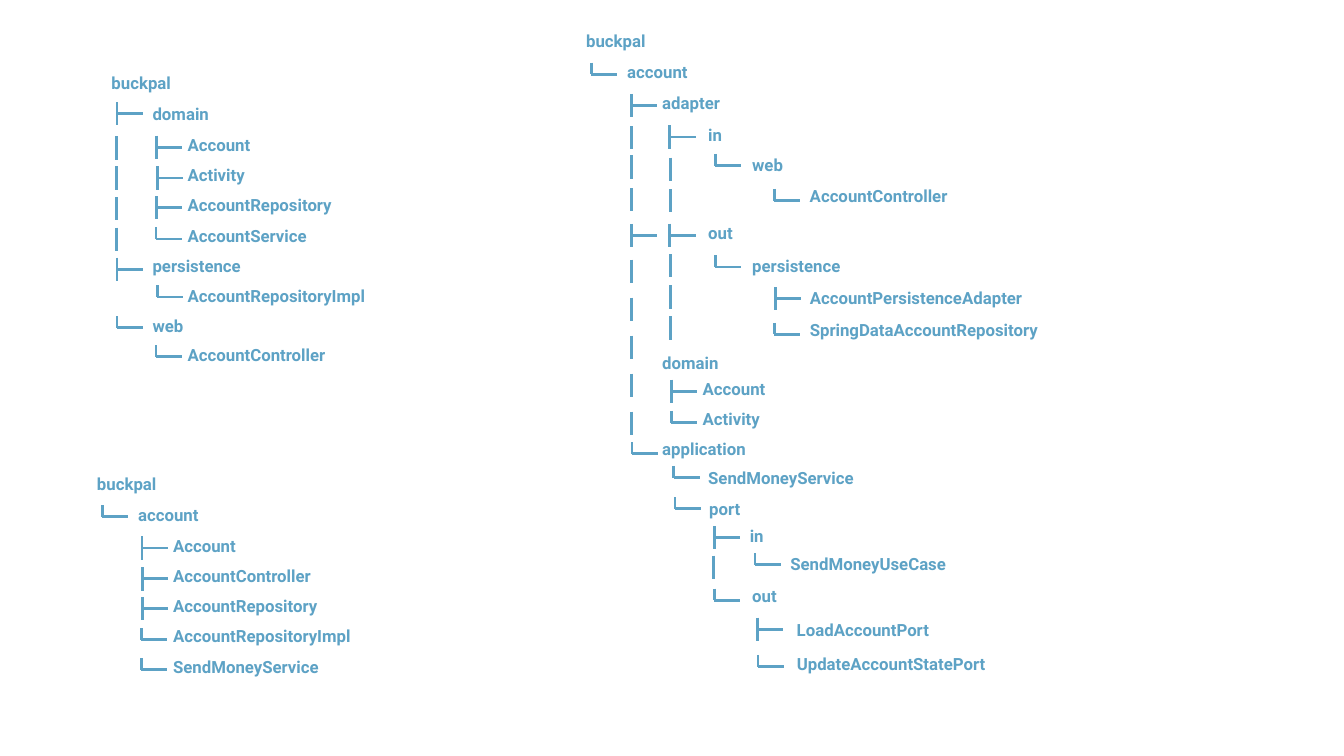
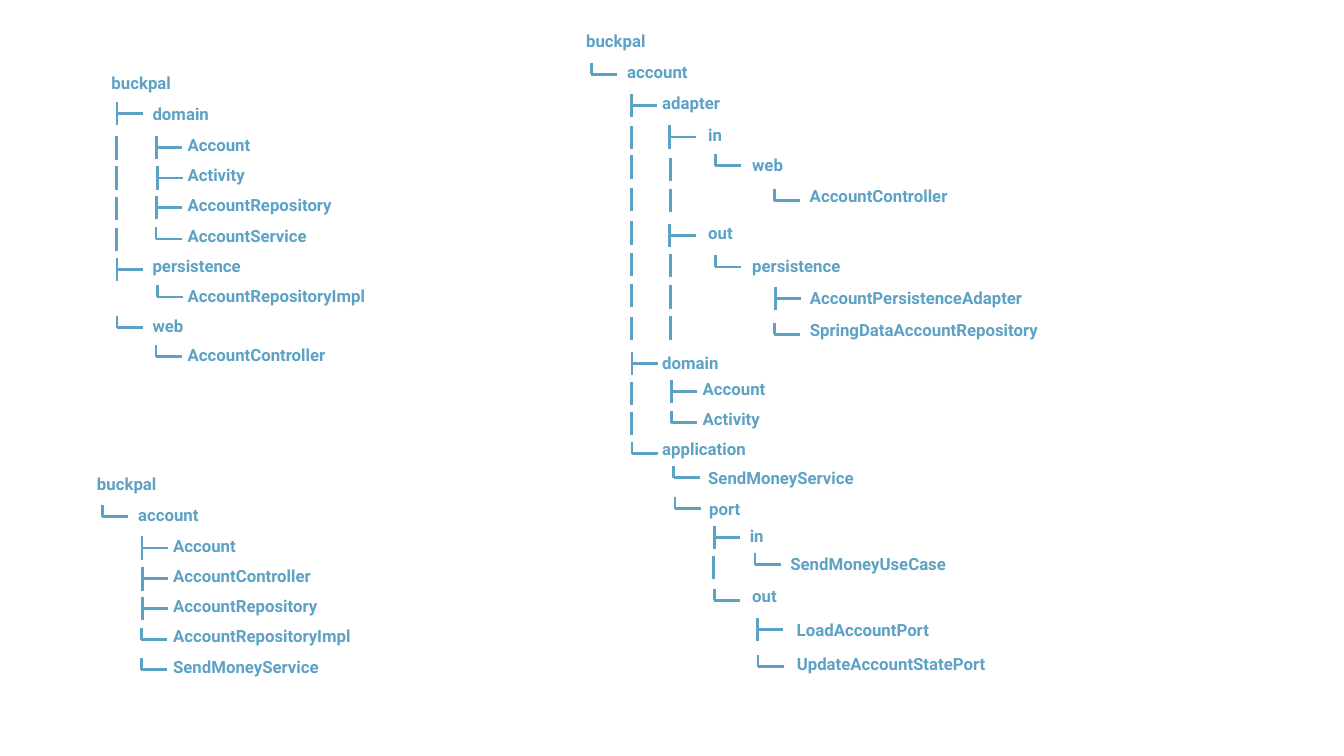
Before and after one commit to rudaks-han/book-summary, a slide deck: slide 5 of Get Your Hands Dirty on Clean Architecture/ref/프레젠테이션1.pptx. Drawn at 1344x756 pixels with LibreOffice and Linux fonts; fonts in the diff are those of the drawing. Boxes give left, top, right and bottom in pixels: in the first picture for what was removed or moved away, otherwise in the second. Text is boxed around its words. In the diff, an @@ line names an element or a change of style, - is before the commit and + after.

```diff
--- a/Get Your Hands Dirty on Clean Architecture/ref/프레젠테이션1.pptx
+++ b/Get Your Hands Dirty on Clean Architecture/ref/프레젠테이션1.pptx
@@ line moved from (632, 259) - (632, 283) to (632, 221) - (632, 245) @@
@@ line moved from (632, 297) - (632, 321) to (632, 253) - (632, 276) @@
@@ line moved from (632, 336) - (632, 359) to (632, 284) - (632, 308) @@
@@ line added from (632, 317) to (632, 341), #5DA2C5 2 pt @@
@@ line moved from (631, 224) - (631, 247) to (632, 352) - (632, 375) @@
@@ line moved from (632, 374) - (632, 397) to (632, 382) - (632, 405) @@
@@ line moved from (631, 236) - (657, 236) to (632, 364) - (658, 364) @@
```
Also in this commit, not shown: 7 other files.
